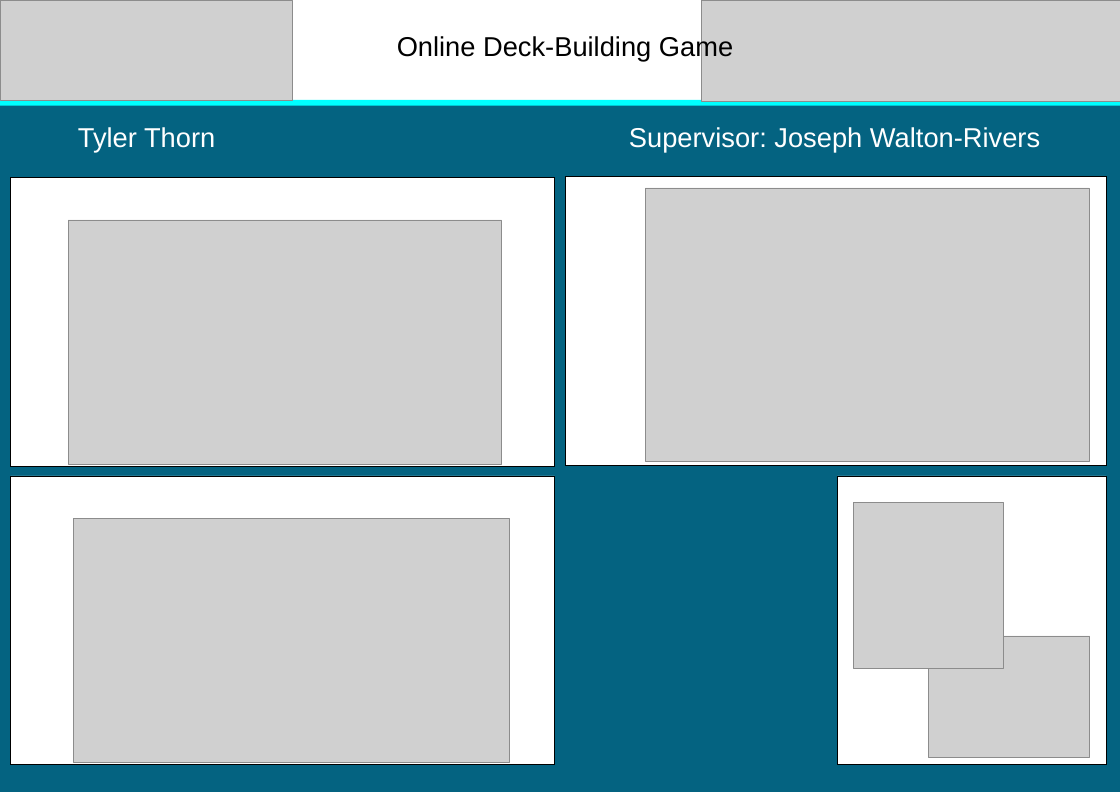
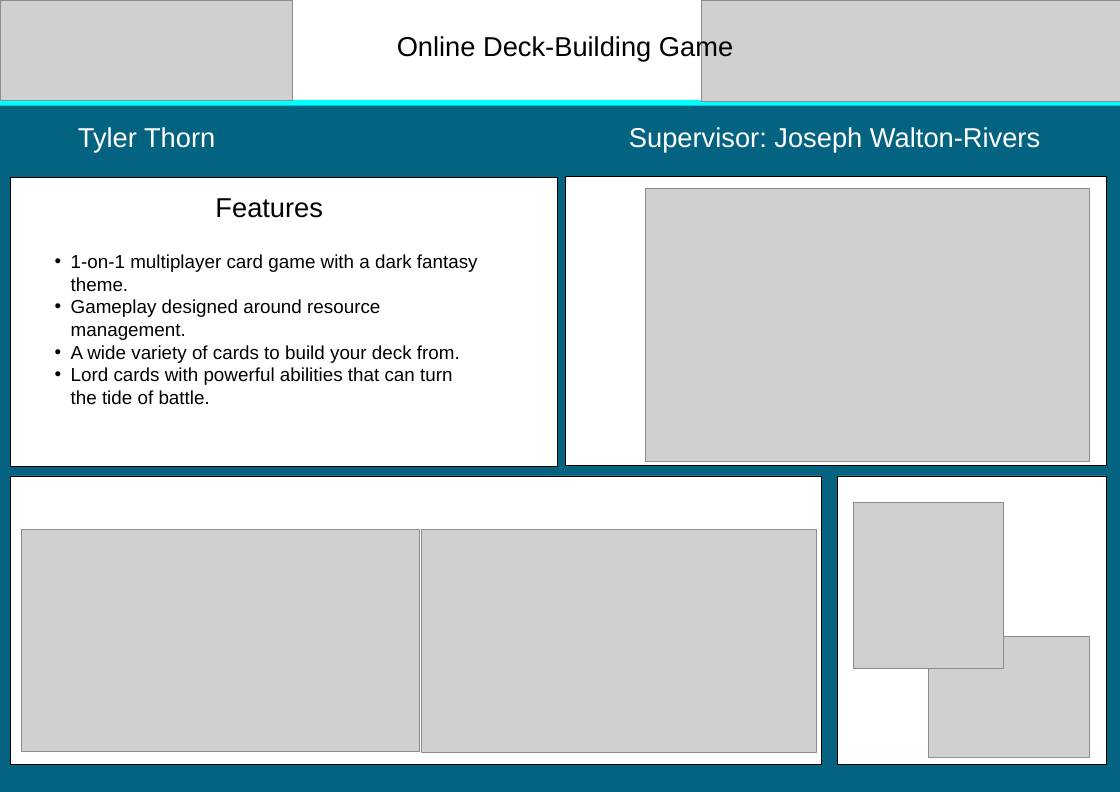
Before and after one commit to OhCrepe/CardGame, a slide deck: slide 1 of Open Day Poster.pptx. Drawn at 1120x792 pixels with LibreOffice and Linux fonts; fonts in the diff are those of the drawing; grey boxes stand for pictures. Boxes give left, top, right and bottom in pixels: in the first picture for what was removed or moved away, otherwise in the second. Text is boxed around its words. In the diff, an @@ line names an element or a change of style, - is before the commit and + after.

Commit message:
Made changes to the poster

```diff
--- a/Open Day Poster.pptx
+++ b/Open Day Poster.pptx
@@ text added at <box>215,198,323,218</box>, 29 pt, text #000000 @@
+Features
@@ text added at <box>71,254,478,405</box>, 20 pt, text #000000 @@
+• 1-on-1 multiplayer card game with a dark fantasy theme.
+• Gameplay designed around resource management.
+• A wide variety of cards to build your deck from.
+• Lord cards with powerful abilities that can turn the tide of battle.
@@ rectangle: place and size @@
-rectangle at <box>11,476,555,765</box>
+rectangle at <box>11,476,821,765</box>
@@ picture: place and size @@
-picture at <box>74,519,510,762</box>
+picture at <box>22,530,419,752</box>
@@ picture: place and size @@
-picture at <box>68,220,502,465</box>
+picture at <box>421,530,816,752</box>
```
